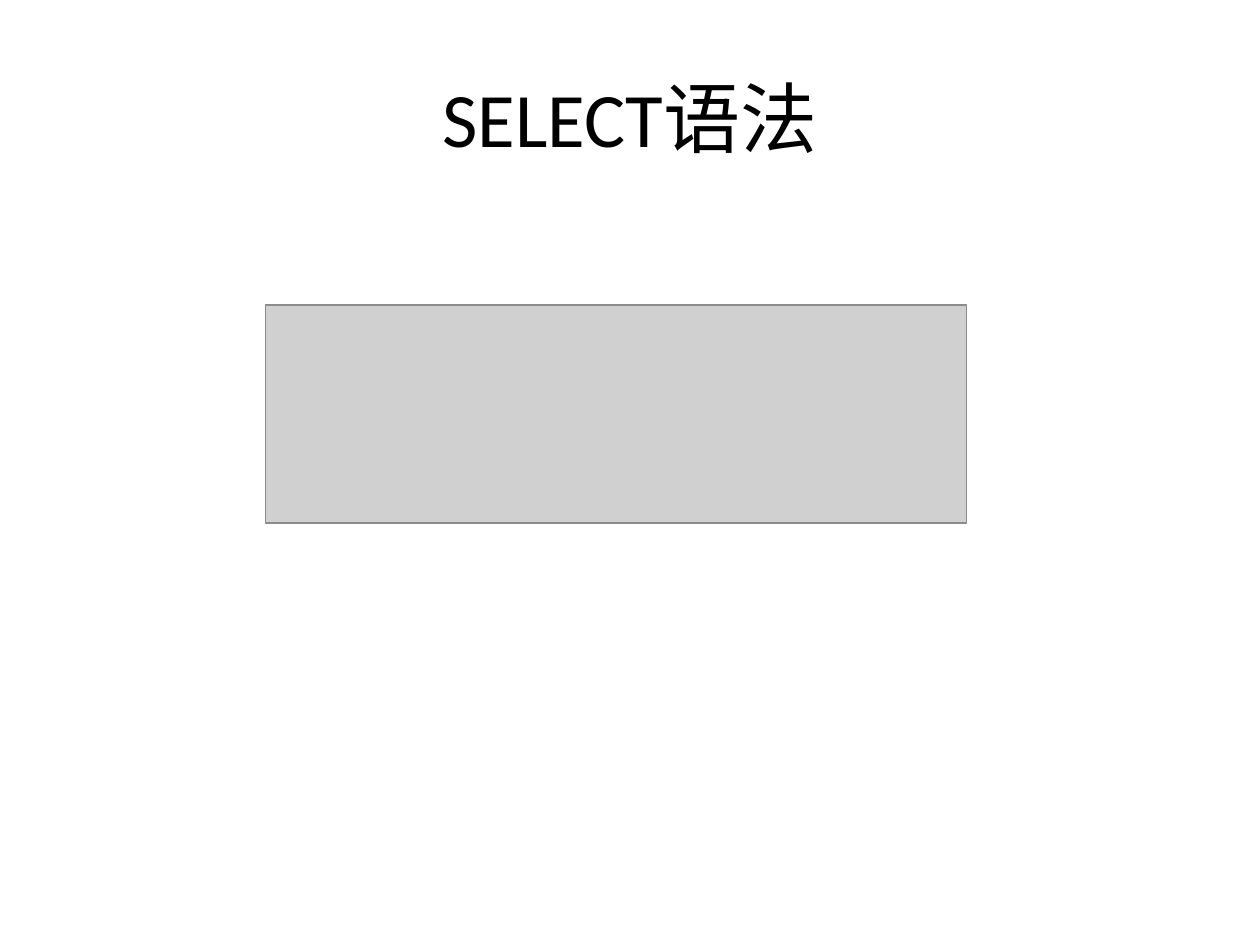
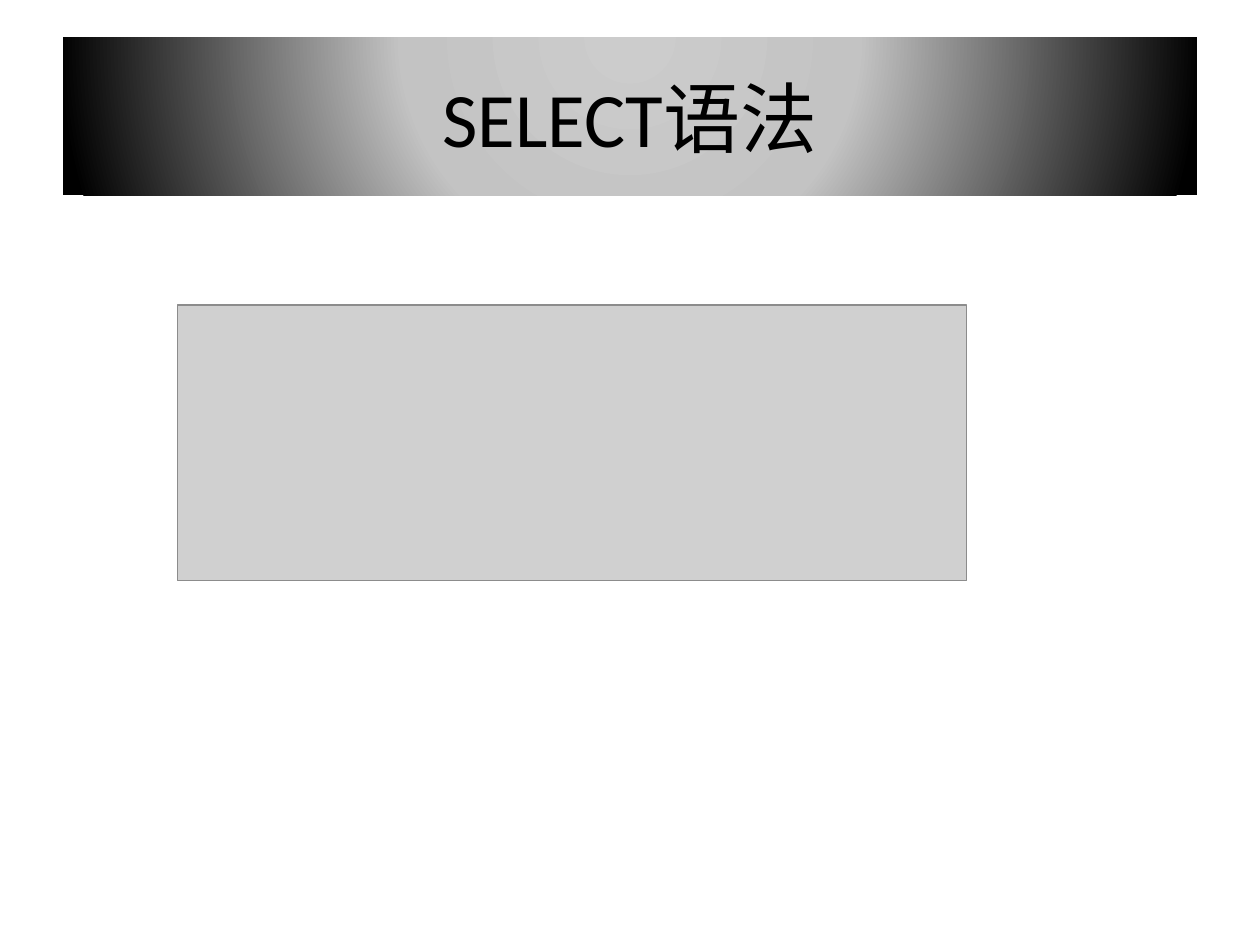
Before and after one commit to ccang2016/CCShare, a slide deck: slide 4 of Sql分享.pptx (slide 3 before the commit). Drawn at 1260x945 pixels with LibreOffice and Linux fonts; fonts in the diff are those of the drawing; grey boxes stand for pictures. Boxes give left, top, right and bottom in pixels: in the first picture for what was removed or moved away, otherwise in the second. Text is boxed around its words. In the diff, an @@ line names an element or a change of style, - is before the commit and + after.

```diff
--- a/Sql分享.pptx
+++ b/Sql分享.pptx
@@ title "SELECT语法": place and size @@
-title "SELECT语法" at (442, 83, 817, 153)
+title "SELECT语法" at (63, 38, 1197, 195)
@@ title "SELECT语法" at (63, 38, 1197, 195): fill none to gradient #CCCCCC to #C4C4C4 to #000000 @@
@@ picture: place and size @@
-picture at (266, 305, 966, 523)
+picture at (178, 305, 968, 581)
```
Also in this commit, not shown: 5 other slides changed, 5 slides added, 1 slide removed, 1 other file.
